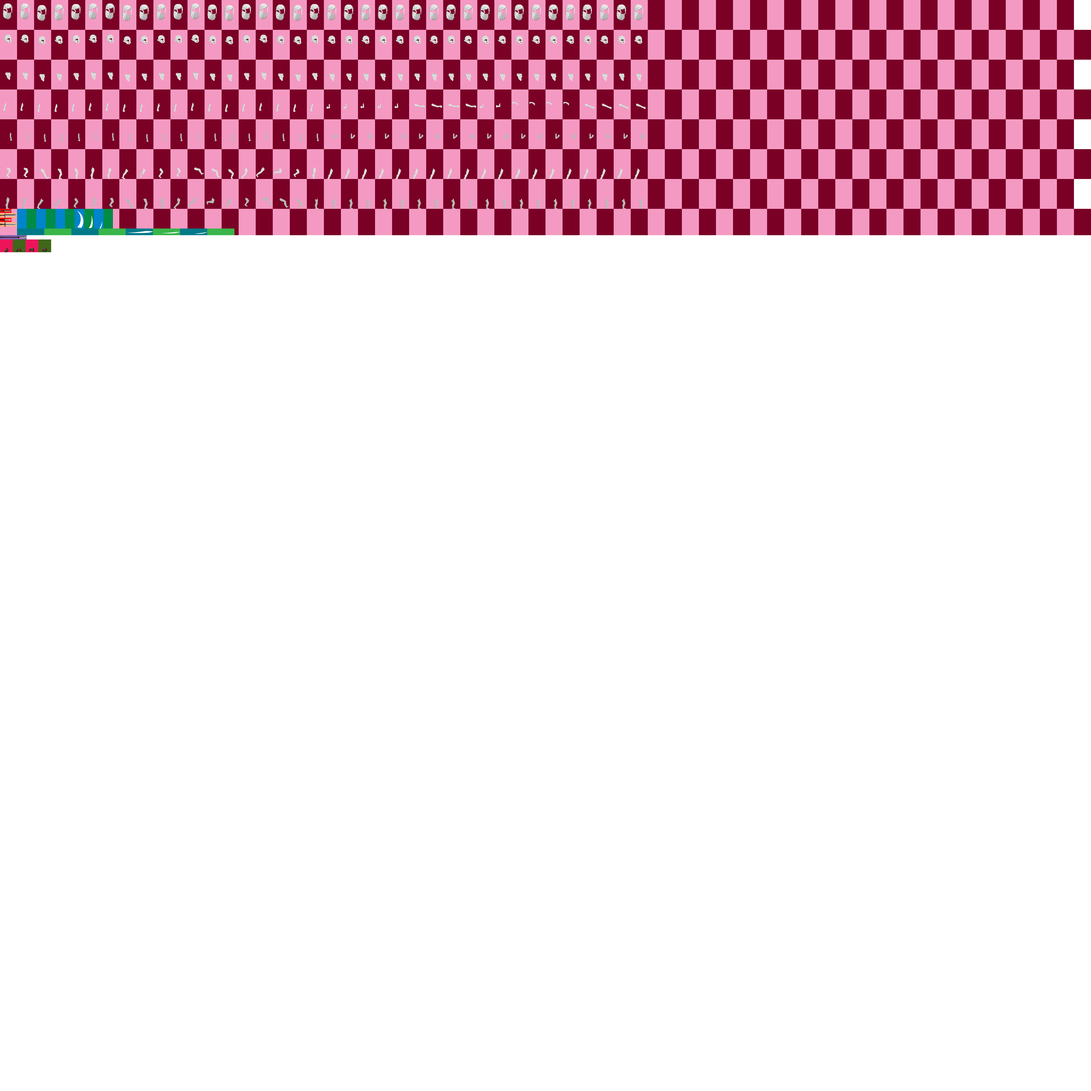
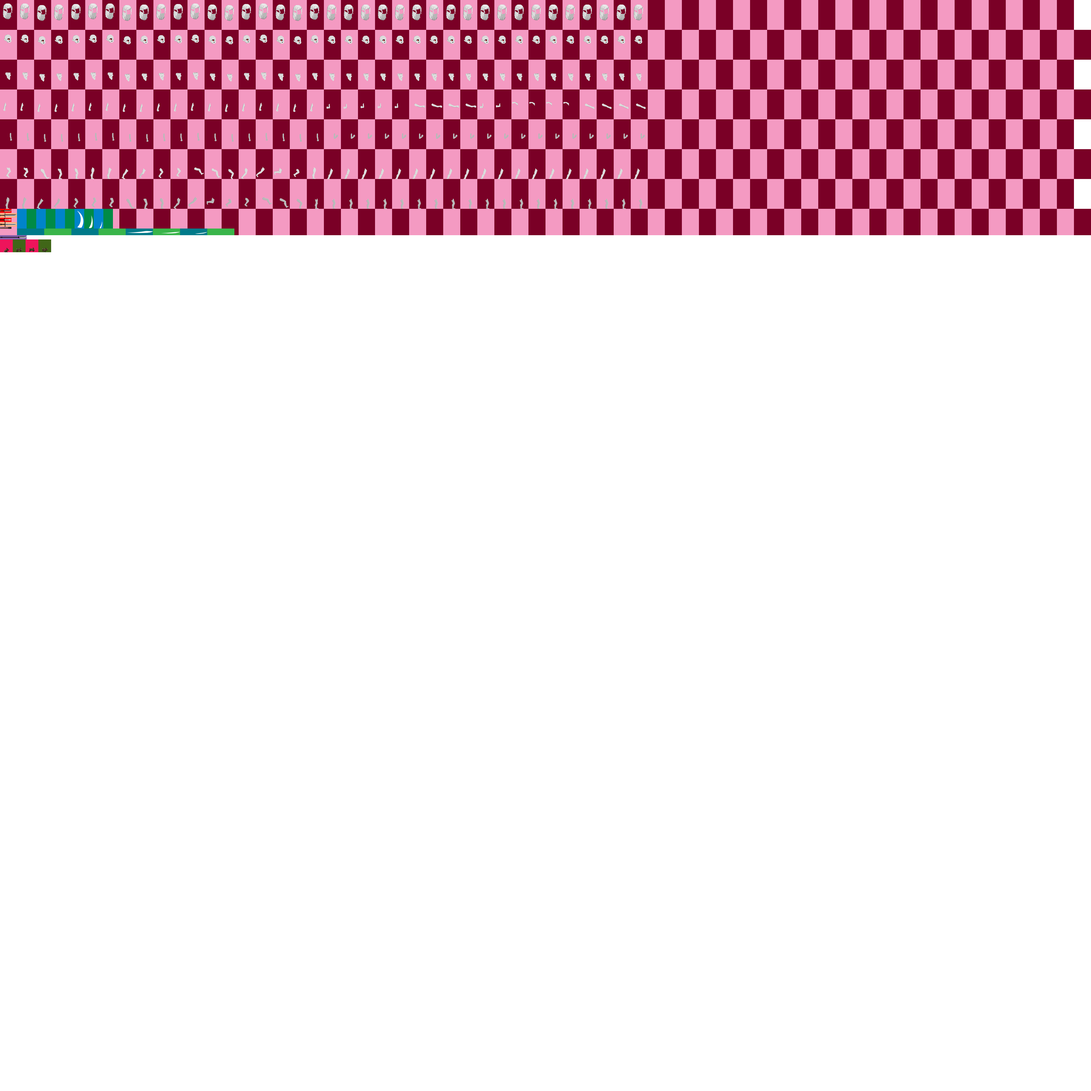
Layer changes from the first 1091x1091 image to the second:
painted on "Weapon" (2nd of 2, in "Weapon") over box(0, 227, 12, 229)
painted on "New Grid" over box(0, 227, 12, 229)
